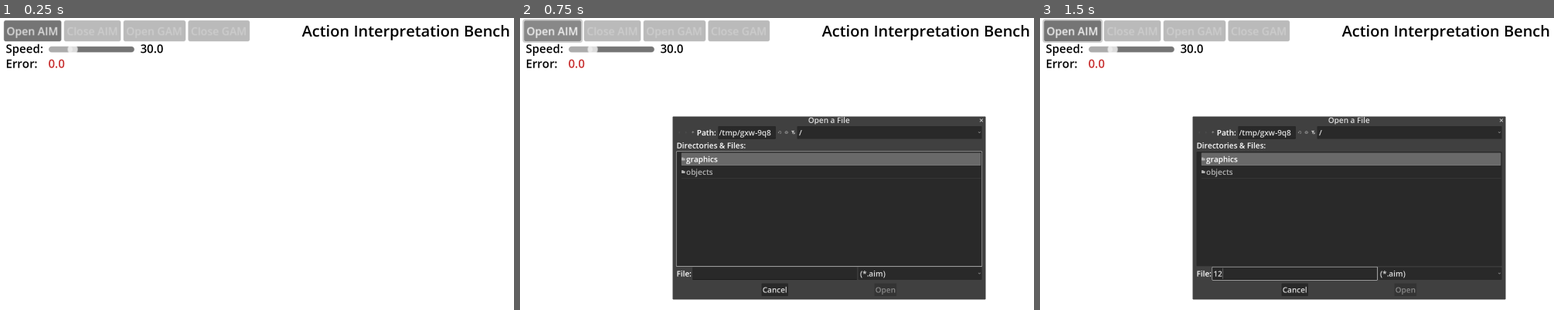
Above: before the commit, frames 1-3 (left to right).
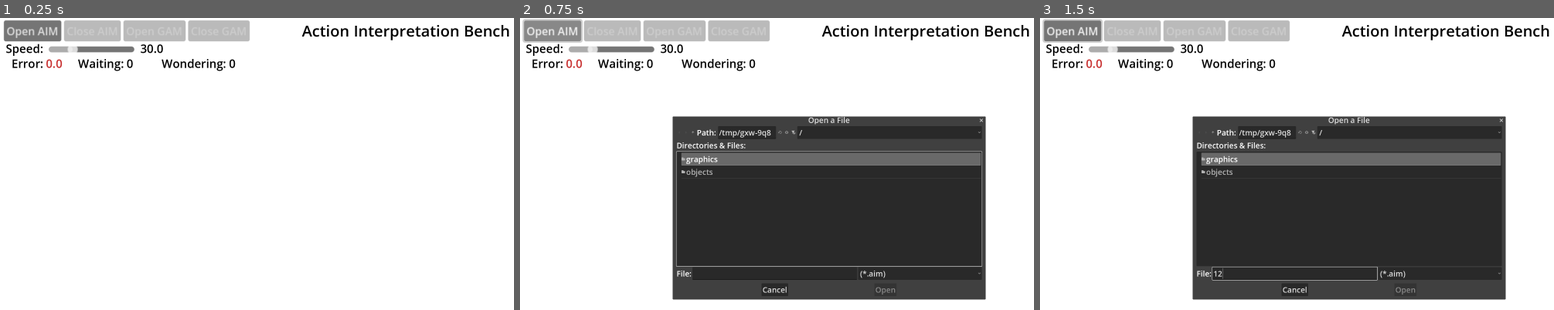
Above: after the commit, the same moments.

Repository: steampunkmind/mitw-action-interpretation-bench
Game: Godot game, scene res://objects/bench.tscn
Same seed, same stepped clock (60 frames per second), same inputs: the game is played once before the commit and once after it.
Inputs (mouse positions are in pixels of both pictures, inside the frame that each line leads up to):
- Up to frame 1 (0.25 s): no input
- Up to frame 2 (0.75 s): click "Open AIM" at 0.5 s
- Up to frame 3 (1.5 s): click (1297, 274) at 1.27 s; type "12" at 1.35 s

The runs differ from the first frame. In frame 1, 0.6% of the frame differs, in the area x 1-46%, y 14-19%; in frame 2, 0.6%, in the area x 1-55%, y 14-41%; in frame 3, 0.6%.

Commit message:
Adds waiting and wondering values.

Diff:
--- a/objects/bench.gd
+++ b/objects/bench.gd
@@ -10,6 +10,10 @@
 var _gam_model_path: String = ""
 var _is_dirty: bool = false
 var _close_after_save: bool = false
+var waiting_value: int = 0
+var max_waiting: int = 240 # should be set from json file.
+var wondering_value: int = 0
+var max_wondering: int = 480 # should be set from json file.
 
 @export var frame_rate: float
 
@@ -55,7 +59,32 @@
 	for governor: Governor in _gam_model.get_governors():
 		governor.update_action_evaluations()
 		total_error_value += governor.get_error_value()
+
+	if waiting_value > 0:
+		waiting_value += 1
+	if wondering_value > 0:
+		wondering_value += 1
+
+	if total_error_value > 0:
+		if waiting_value == 0:
+			waiting_value = 1
+			wondering_value = 0
+			print("Do Best Action")
+	else:
+		if waiting_value == 0 and wondering_value == 0:
+			wondering_value = 1
+
+	if waiting_value > max_waiting:
+		waiting_value = 0
+
+	if wondering_value > max_wondering:
+		waiting_value = 1
+		wondering_value = 0
+		print("Do Learning Action")
+
 	$TotalErrorValue.text = str("%.1f" % total_error_value)
+	$WaitingValue.text = str(waiting_value)
+	$WonderingValue.text = str(wondering_value)
 	$GovernorDisplay.refresh()
 	$ActionDisplay.refresh()
 
--- a/objects/bench.tscn
+++ b/objects/bench.tscn
@@ -172,21 +172,37 @@
 label_settings = SubResource("LabelSettings_a5qnj")
 
 [node name="TotalErrorLabel" type="Label" parent="."]
-offset_left = 24.0
-offset_top = 155.0
-offset_right = 195.0
-offset_bottom = 222.0
-text = "Error:"
+offset_left = 48.0
+offset_top = 155.0
+offset_right = 1034.0
+offset_bottom = 222.0
+text = "Error:            Waiting:             Wondering:"
 label_settings = SubResource("LabelSettings_a5qnj")
 
 [node name="TotalErrorValue" type="Label" parent="."]
 layout_mode = 0
-offset_left = 200.0
-offset_top = 155.0
-offset_right = 333.0
+offset_left = 190.0
+offset_top = 155.0
+offset_right = 323.0
 offset_bottom = 222.0
 text = "0.0"
 label_settings = SubResource("LabelSettings_rpy7a")
+
+[node name="WaitingValue" type="Label" parent="."]
+offset_left = 524.0
+offset_top = 155.0
+offset_right = 657.0
+offset_bottom = 222.0
+text = "0"
+label_settings = SubResource("LabelSettings_a5qnj")
+
+[node name="WonderingValue" type="Label" parent="."]
+offset_left = 948.0
+offset_top = 155.0
+offset_right = 1081.0
+offset_bottom = 222.0
+text = "0"
+label_settings = SubResource("LabelSettings_a5qnj")
 
 [node name="ActionDisplay" type="ColorRect" parent="."]
 layout_mode = 0
